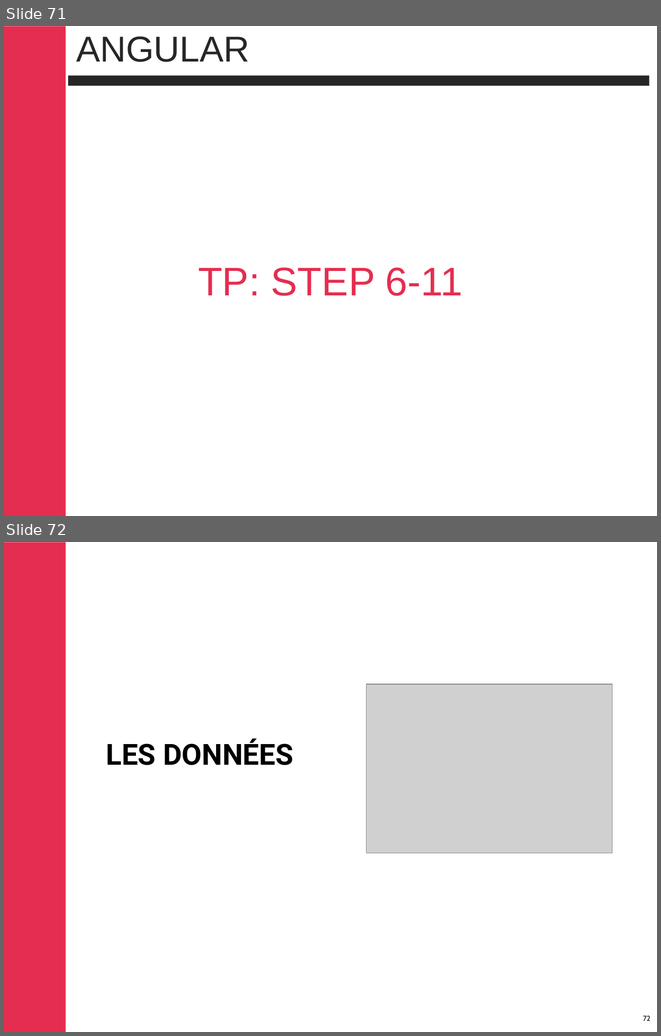
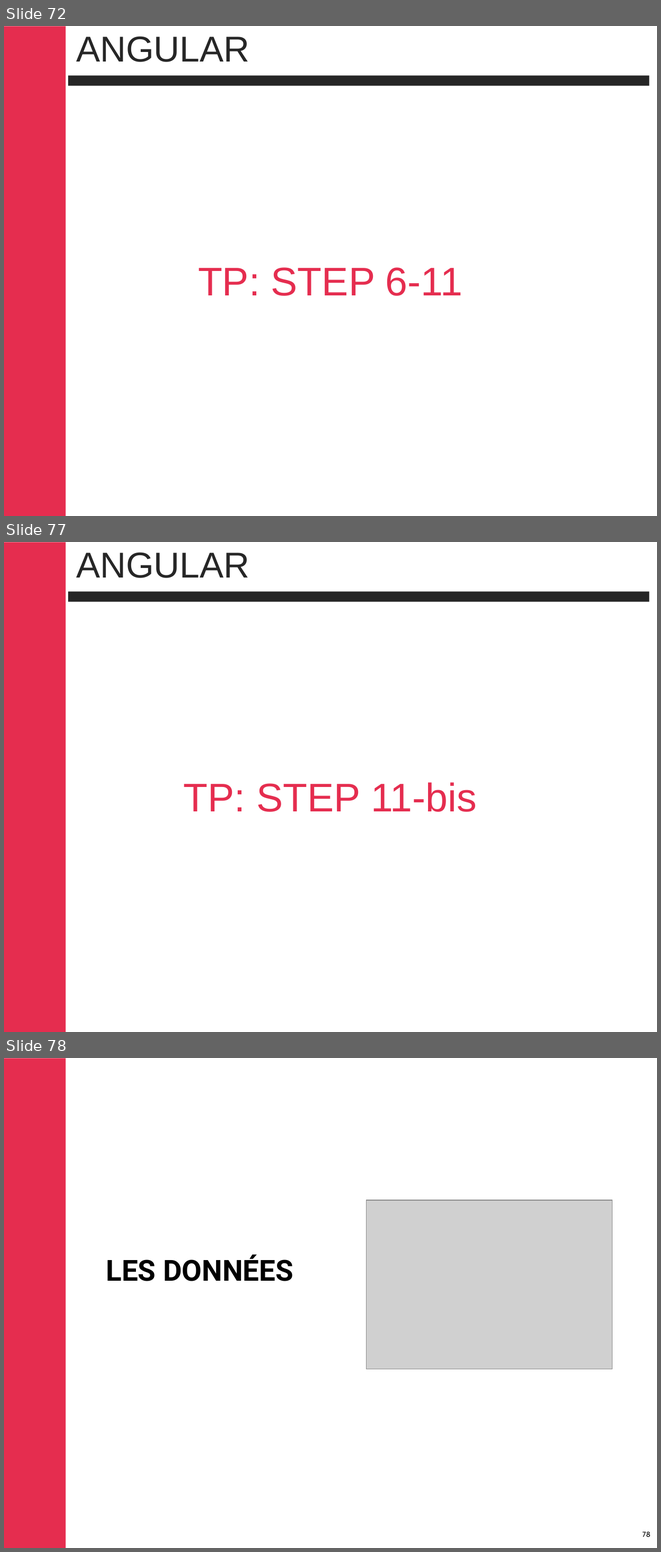
Before and after one commit to cbalit/handson-angular, a slide deck: Angular.pptx. Shown one above the other, each under a label of ours: slides 71 and 72 before the commit, slides 72, 77 and 78 after it; the slides between them are not shown. The pictures are 661x1036 and 661x1552 pixels, drawn with LibreOffice and Linux fonts; fonts in the diff are those of the drawing; grey boxes stand for pictures; background and template pictures are left out. Boxes give left, top, right and bottom in pixels: in the first picture for what was removed or moved away, otherwise in the second. Text is boxed around its words. In the diff, an @@ line names an element or a change of style, - is before the commit and + after.

```diff
--- a/Angular.pptx
+++ b/Angular.pptx
@@ slide 77 added at bbox=[4, 542, 657, 1032], background #FFFFFF; not listed: 2 template elements that a slide beside it also shows @@
@@ title added at bbox=[76, 552, 249, 578], 39.6 pt, text #262626 @@
+ANGULAR
@@ text added at bbox=[184, 782, 477, 812], 44 pt, text #E52D4F @@
+TP: STEP 11-bis
@@ what was slide 71 is now slide 72 @@
@@ what was slide 72 is now slide 78 @@
@@ page number at bbox=[642, 1531, 650, 1537]: text changed @@
-72
+78
```
Also in this commit, not shown: 5 other slides added, 1 other file.
